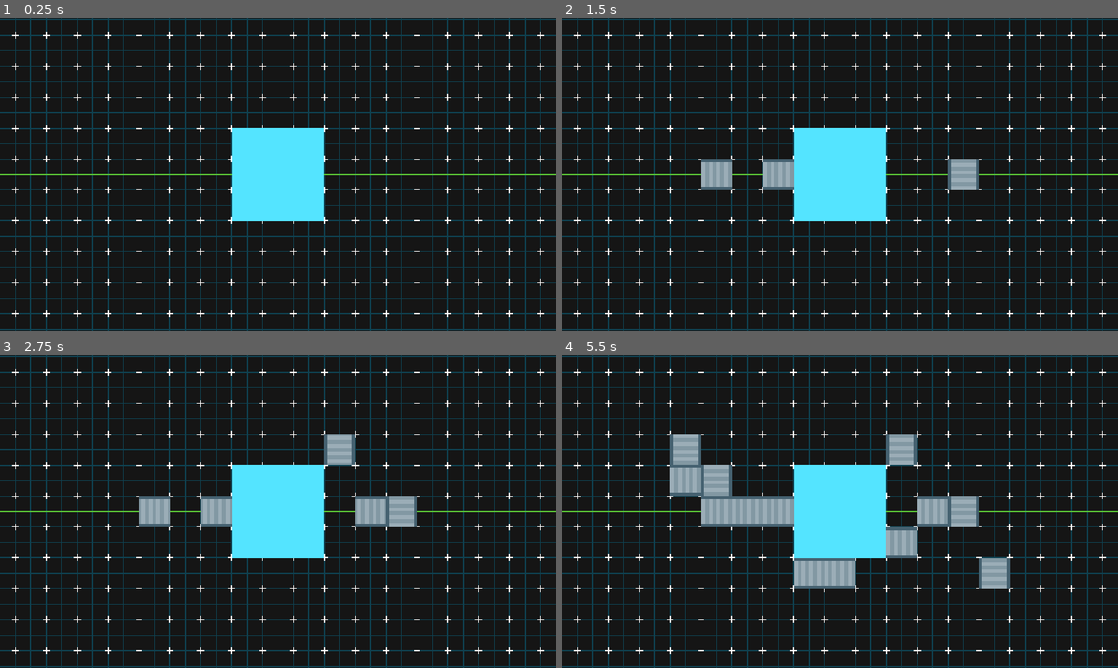
Above: before the commit, frames 1-4 (two rows, left to right).
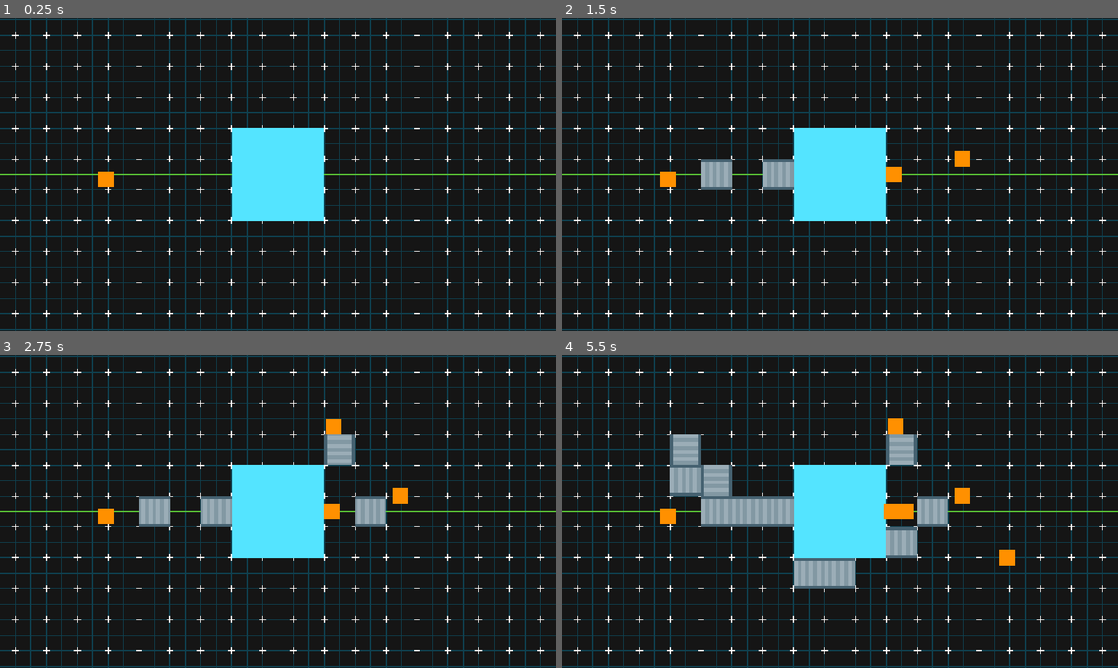
Above: after the commit, the same moments.

Repository: Justingo0/third.space-game
Game: Godot game, scene res://Scenes/test_scene.tscn
Same seed, same stepped clock (60 frames per second), same inputs: the game is played once before the commit and once after it.
Inputs (mouse positions are in pixels of both pictures, inside the frame that each line leads up to):
- Up to frame 1 (0.25 s): no input
- Up to frame 2 (1.5 s): tap Enter (ui_accept) at 0.5 s; move the mouse to (962, 158) at 0.52 s; hold Right 0.53-1.25 s; hold Enter (ui_accept) 0.53-1.25 s; click (962, 158) at 0.67 s; drag from (728, 190) to (962, 174) at 1.27 s
- Up to frame 3 (2.75 s): move the mouse to (333, 442) at 2.02 s; press the mouse at (333, 442) at 2.03 s; hold Right from 2.03 s (still down); tap Enter (ui_accept) at 2.3 s
- Up to frame 4 (5.5 s): release Right at 2.75 s; release the mouse at (895, 442) at 2.75 s; drag from (812, 574) to (962, 511) at 2.77 s; move the mouse to (1006, 558) at 3.52 s; hold Left 3.53-4.25 s; hold Enter (ui_accept) 3.53-4.25 s; tap Shift at 3.6 s; click (1006, 558) at 3.67 s; drag from (673, 464) to (778, 511) at 4.27 s; move the mouse to (867, 511) at 5.02 s; hold Down from 5.03 s (still down); hold Right mouse button (Delete) from 5.03 s (still down); click (867, 511) at 5.17 s; tap Enter (ui_accept) at 5.3 s

The runs differ from the first frame. In frame 1, 0.1% of the frame differs, in the area x 17-21%, y 49-54%; in frame 2, 0.9%; in frame 3, 1.0%; in frame 4, 1.8%, in the area x 17-82%, y 20-75%.

Commit message:
Conveyer Movement & Ore

Diff:
--- a/Scenes/block.tscn
+++ /dev/null
@@ -1,46 +0,0 @@
-[gd_scene format=3 uid="uid://rbhy07an84kd"]
-
-[ext_resource type="Texture2D" uid="uid://bdrrjxr7btlkg" path="res://Assets/Conveyer/Conveyer1.png" id="1_i67tl"]
-[ext_resource type="Script" uid="uid://b55sc23lgy3qt" path="res://Scripts/block.gd" id="1_s3j4o"]
-[ext_resource type="Texture2D" uid="uid://c4tdwovgc3pl7" path="res://Assets/Conveyer/Conveyer2.png" id="2_s3j4o"]
-[ext_resource type="Texture2D" uid="uid://prbr0scx5n8e" path="res://Assets/Conveyer/Conveyer3.png" id="3_ods6j"]
-[ext_resource type="Texture2D" uid="uid://cglhb72cor8vb" path="res://Assets/Conveyer/Conveyer4.png" id="4_q1lxy"]
-
-[sub_resource type="RectangleShape2D" id="RectangleShape2D_p7o00"]
-size = Vector2(60, 60)
-
-[sub_resource type="SpriteFrames" id="SpriteFrames_p7o00"]
-animations = [{
-"frames": [{
-"duration": 1.0,
-"texture": ExtResource("1_i67tl")
-}, {
-"duration": 1.0,
-"texture": ExtResource("2_s3j4o")
-}, {
-"duration": 1.0,
-"texture": ExtResource("3_ods6j")
-}, {
-"duration": 1.0,
-"texture": ExtResource("4_q1lxy")
-}],
-"loop": 1,
-"name": &"move",
-"speed": 10.0
-}]
-
-[node name="Block" type="Area2D" unique_id=1277094344 groups=["Block"]]
-script = ExtResource("1_s3j4o")
-
-[node name="CollisionShape2D" type="CollisionShape2D" parent="." unique_id=309175764]
-shape = SubResource("RectangleShape2D_p7o00")
-
-[node name="Body" type="AnimatedSprite2D" parent="." unique_id=1473264716]
-texture_filter = 1
-sprite_frames = SubResource("SpriteFrames_p7o00")
-animation = &"move"
-autoplay = "move"
-frame = 1
-frame_progress = 0.28229576
-
-[connection signal="frame_changed" from="Body" to="." method="_on_body_frame_changed"]
--- /dev/null
+++ b/Scenes/conveyer.tscn
@@ -0,0 +1,48 @@
+[gd_scene format=3 uid="uid://rbhy07an84kd"]
+
+[ext_resource type="Script" uid="uid://b55sc23lgy3qt" path="res://Scripts/conveyer.gd" id="1_84hdt"]
+[ext_resource type="Texture2D" uid="uid://bdrrjxr7btlkg" path="res://Assets/Conveyer/Conveyer1.png" id="2_aqbq5"]
+[ext_resource type="Texture2D" uid="uid://c4tdwovgc3pl7" path="res://Assets/Conveyer/Conveyer2.png" id="3_wkgrx"]
+[ext_resource type="Texture2D" uid="uid://prbr0scx5n8e" path="res://Assets/Conveyer/Conveyer3.png" id="4_nyuk5"]
+[ext_resource type="Texture2D" uid="uid://cglhb72cor8vb" path="res://Assets/Conveyer/Conveyer4.png" id="5_6mypt"]
+
+[sub_resource type="RectangleShape2D" id="RectangleShape2D_p7o00"]
+size = Vector2(52, 62)
+
+[sub_resource type="SpriteFrames" id="SpriteFrames_p7o00"]
+animations = [{
+"frames": [{
+"duration": 1.0,
+"texture": ExtResource("2_aqbq5")
+}, {
+"duration": 1.0,
+"texture": ExtResource("3_wkgrx")
+}, {
+"duration": 1.0,
+"texture": ExtResource("4_nyuk5")
+}, {
+"duration": 1.0,
+"texture": ExtResource("5_6mypt")
+}],
+"loop": 1,
+"name": &"move",
+"speed": 10.0
+}]
+
+[node name="Conveyer" type="Area2D" unique_id=1277094344 groups=["Block"]]
+script = ExtResource("1_84hdt")
+
+[node name="CollisionShape2D" type="CollisionShape2D" parent="." unique_id=309175764]
+shape = SubResource("RectangleShape2D_p7o00")
+
+[node name="Body" type="AnimatedSprite2D" parent="." unique_id=1473264716]
+texture_filter = 1
+sprite_frames = SubResource("SpriteFrames_p7o00")
+animation = &"move"
+autoplay = "move"
+frame = 2
+frame_progress = 0.76839685
+
+[connection signal="body_entered" from="." to="." method="_on_body_entered"]
+[connection signal="body_exited" from="." to="." method="_on_body_exited"]
+[connection signal="frame_changed" from="Body" to="." method="_on_body_frame_changed"]
--- a/Scenes/ore.tscn
+++ b/Scenes/ore.tscn
@@ -1,9 +1,13 @@
 [gd_scene format=3 uid="uid://cbeydmwbdnvel"]
+
+[ext_resource type="Script" uid="uid://steh6nc1ci08" path="res://Scripts/ore_scripts.gd" id="1_b6xxr"]
 
 [sub_resource type="RectangleShape2D" id="RectangleShape2D_p7o00"]
 size = Vector2(32, 32)
 
-[node name="Ore" type="CharacterBody2D" unique_id=492353068]
+[node name="Ore" type="CharacterBody2D" unique_id=492353068 groups=["Ore"]]
+z_index = 5
+script = ExtResource("1_b6xxr")
 
 [node name="CollisionShape2D" type="CollisionShape2D" parent="." unique_id=1146385207]
 shape = SubResource("RectangleShape2D_p7o00")
--- a/Scenes/test_scene.tscn
+++ b/Scenes/test_scene.tscn
@@ -3,6 +3,7 @@
 [ext_resource type="Script" uid="uid://dxbsch1ssmkrg" path="res://Scripts/camera.gd" id="1_r5l72"]
 [ext_resource type="Texture2D" uid="uid://1garinjwgmo6" path="res://Assets/Tile.png" id="3_50ct6"]
 [ext_resource type="PackedScene" uid="uid://3lhr0h1b5ej" path="res://Scenes/home.tscn" id="3_hb2xm"]
+[ext_resource type="PackedScene" uid="uid://cbeydmwbdnvel" path="res://Scenes/ore.tscn" id="4_hb2xm"]
 
 [sub_resource type="TileSetAtlasSource" id="TileSetAtlasSource_hb2xm"]
 texture = ExtResource("3_50ct6")
@@ -40,3 +41,6 @@
 tile_set = SubResource("TileSet_p7o00")
 
 [node name="Home" parent="." unique_id=1526990172 instance=ExtResource("3_hb2xm")]
+
+[node name="Ore" parent="." unique_id=492353068 instance=ExtResource("4_hb2xm")]
+position = Vector2(-356, 10)
--- a/Scripts/block.gd
+++ /dev/null
@@ -1,10 +0,0 @@
-extends Area2D
-
-@export var held:bool
-
-func _ready() -> void:
-	$Body.frame = GameManager.conveyer_frame
-
-func _on_body_frame_changed() -> void:
-	if held:
-		GameManager.conveyer_frame = $Body.frame
--- a/Scripts/camera.gd
+++ b/Scripts/camera.gd
@@ -1,13 +1,15 @@
 extends Camera2D
 
 @onready var build_cursor = $BuildCursor
+
+@onready var ore = preload("res://Scenes/ore.tscn")
 
 var mouse_starting_pos := Vector2.ZERO
 var starting_cam_pos := Vector2.ZERO
 var dragging := false
 
 var building := false
-var building_object:PackedScene = preload("res://Scenes/block.tscn"):
+var building_object:PackedScene = preload("res://Scenes/conveyer.tscn"):
 	set(new_object):
 		building_object = new_object
 		set_build_cursor(building_object)
@@ -46,6 +48,10 @@
 		if dragging:
 			var viewport_size = get_viewport().get_visible_rect().size
 			position = (starting_cam_pos + (mouse_starting_pos - get_global_mouse_position())).clamp(Vector2(limit_left+viewport_size.x, limit_top+viewport_size.y), Vector2(limit_right-viewport_size.x, limit_bottom-viewport_size.y))
+	if event.is_action_pressed("ui_accept"):
+		var new_ore = ore.instantiate()
+		new_ore.global_position = get_global_mouse_position()
+		get_tree().current_scene.add_child(new_ore)
 	if event.is_action_released("Place"):
 		current_action = null
 		last_object_built = null
--- /dev/null
+++ b/Scripts/conveyer.gd
@@ -0,0 +1,32 @@
+extends Area2D
+
+@export var held:bool
+
+var SPEED:float = 5000
+
+var items = []
+
+func _ready() -> void:
+	$Body.frame = GameManager.conveyer_frame
+
+func _on_body_frame_changed() -> void:
+	if held:
+		GameManager.conveyer_frame = $Body.frame
+
+func _process(delta: float) -> void:
+	if not items.is_empty() and not held:
+		var direction = Vector2.UP.rotated(rotation)
+		for item in items:
+			item.velocity = direction * SPEED * delta
+			item.velocity.clamp(Vector2(-SPEED, -SPEED), Vector2(SPEED, SPEED))
+
+func _on_body_entered(body: Node2D) -> void:
+	if body.is_in_group("Ore") and not held:
+		items.append(body)
+		items = items
+
+func _on_body_exited(body: Node2D) -> void:
+	if body.is_in_group("Ore") and not held:
+		body.velocity = Vector2.ZERO
+		items.erase(body)
+		items = items
--- /dev/null
+++ b/Scripts/ore_scripts.gd
@@ -0,0 +1,4 @@
+extends CharacterBody2D
+
+func _physics_process(_delta: float) -> void:
+	move_and_slide()
--- a/project.godot
+++ b/project.godot
@@ -27,6 +27,7 @@
 [global_group]
 
 Block=""
+Ore=""
 
 [input]
 
Renamed: Scripts/block.gd.uid -> Scripts/conveyer.gd.uid
Not shown, added: Scripts/ore_scripts.gd.uid
